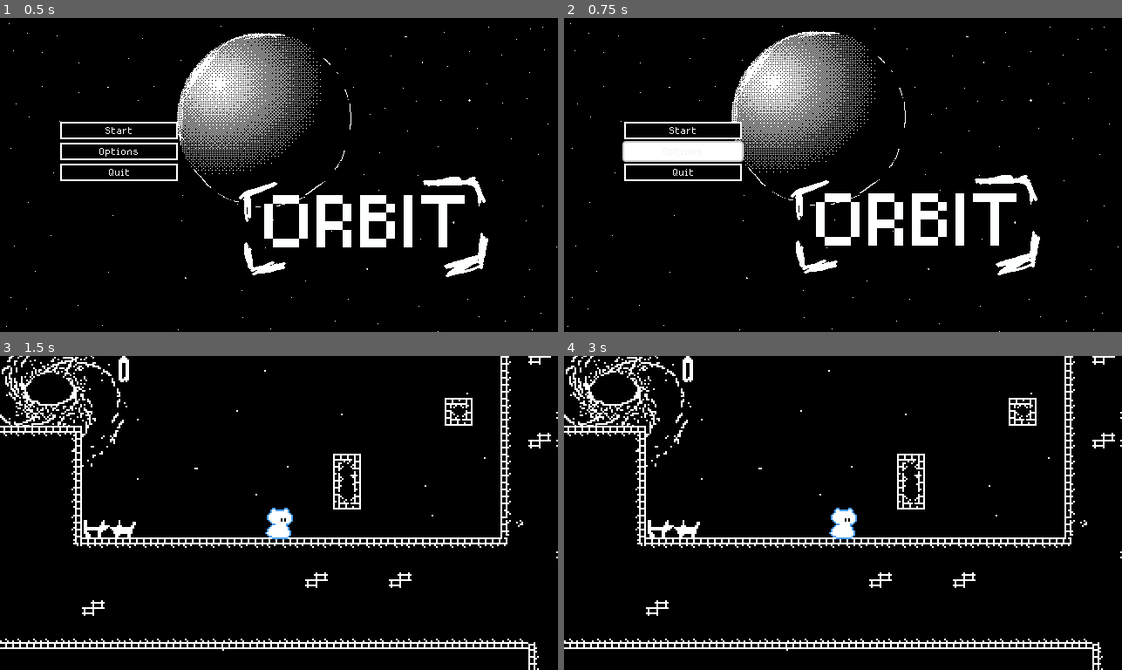
Above: before the commit, frames 1-4 (two rows, left to right).
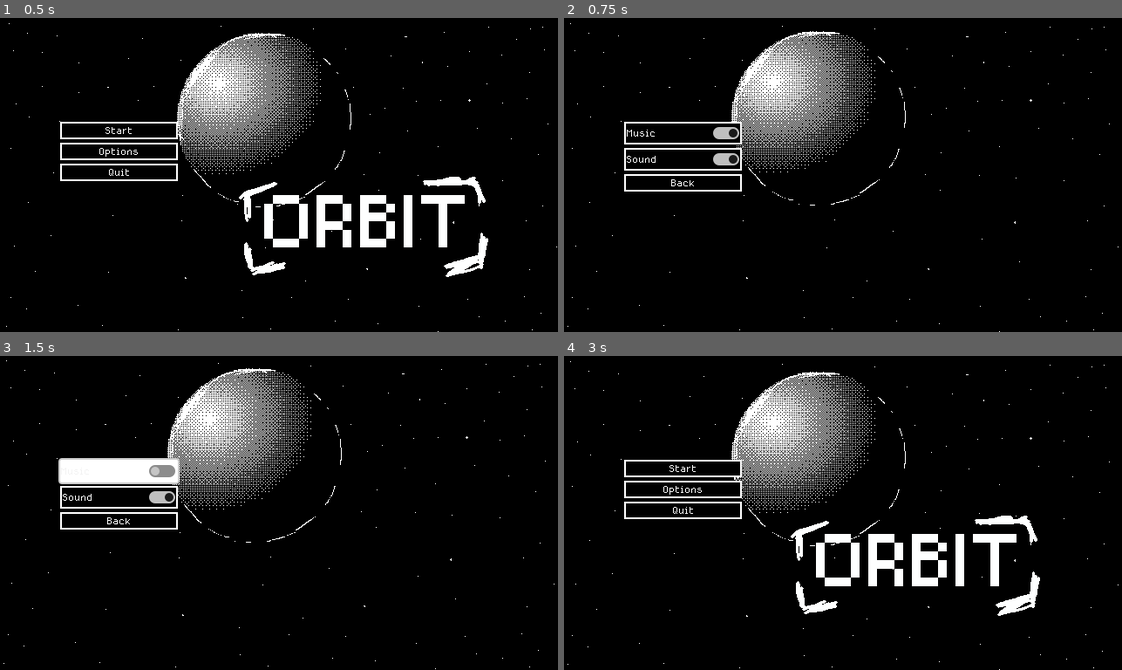
Above: after the commit, the same moments.

Repository: nathanielkaiserxyz/IndieCritical-Summer-Jam-2025
Game: Godot game, scene res://main_menu.tscn
Two runs of this game, one before a commit and one after it. Both use one fixed random seed, a clock stepped at 60 frames per second and the inputs below. Sound files missing from this copy of the repository are replaced by a short silence.
Inputs (mouse positions are in pixels of both pictures, inside the frame that each line leads up to):
- Up to frame 1 (0.5 s): no input
- Up to frame 2 (0.75 s): click "Options" at 0.5 s
- Up to frame 3 (1.5 s): click (117, 472) at 1.25 s, where only the run after the commit has a clickable "Music"
- Up to frame 4 (3 s): click (681, 497) at 2 s, where only the run after the commit has a clickable "Sound"; click (681, 519) at 2.75 s, where only the run after the commit has a clickable "Back"

Frame 1 is identical in both runs. In frame 2, 5.7% of the frame differs, in the area x 10-86%, y 34-82%; in frame 3, 13%; in frame 4, 14%, in the area x 0-100%, y 0-100%.

Commit message:
added an options menu

Diff:
--- a/assets/main_menu/menu_buttons.tres
+++ b/assets/main_menu/menu_buttons.tres
@@ -21,9 +21,21 @@
 border_color = Color(1, 1, 1, 1)
 anti_aliasing = false
 
+[sub_resource type="StyleBoxFlat" id="StyleBoxFlat_c7p6s"]
+
+[sub_resource type="StyleBoxFlat" id="StyleBoxFlat_xs4as"]
+bg_color = Color(0, 0, 0, 1)
+border_width_left = 2
+border_width_top = 2
+border_width_right = 2
+border_width_bottom = 2
+border_color = Color(1, 1, 1, 1)
+
 [resource]
 default_font = ExtResource("1_c7p6s")
 Button/colors/font_color = Color(1, 1, 1, 1)
 Button/styles/disabled = SubResource("StyleBoxFlat_7pja4")
 Button/styles/hover = SubResource("StyleBoxFlat_hrvta")
 Button/styles/normal = SubResource("StyleBoxFlat_qniww")
+CheckButton/styles/hover_pressed_mirrored = SubResource("StyleBoxFlat_c7p6s")
+CheckButton/styles/pressed = SubResource("StyleBoxFlat_xs4as")
--- a/assets/player/player_outline.tres
+++ b/assets/player/player_outline.tres
@@ -4,5 +4,5 @@
 
 [resource]
 shader = ExtResource("1_gfm7r")
-shader_parameter/outline_color = Color(0.301079, 0.633799, 1, 1)
+shader_parameter/outline_color = Color(1, 1, 1, 1)
 shader_parameter/outline_thickness = 1.0
--- a/main_menu.gd
+++ b/main_menu.gd
@@ -6,7 +6,7 @@
 
 func _on_options_pressed():
 	$click.play()
-	get_tree().change_scene_to_file("res://OptionsMenu.tscn")
+	get_tree().change_scene_to_file("res://options_menu.tscn")
 
 func _on_quit_pressed():
 	$click.play()
--- /dev/null
+++ b/options_menu.gd
@@ -0,0 +1,12 @@
+extends Control
+
+
+func _on_back_pressed() -> void:
+	$click.play()
+	get_tree().change_scene_to_file("res://main_menu.tscn")
+
+func _on_music_toggled(toggled_on: bool) -> void:
+	pass # Replace with function body.
+
+func _on_sound_toggled(toggled_on: bool) -> void:
+	pass # Replace with function body.
--- /dev/null
+++ b/options_menu.tscn
@@ -0,0 +1,98 @@
+[gd_scene load_steps=11 format=3 uid="uid://etxumcd5d0yn"]
+
+[ext_resource type="Script" uid="uid://beqowio6jap42" path="res://parallax_background.gd" id="1_0g30k"]
+[ext_resource type="Texture2D" uid="uid://c650jpokvhw15" path="res://assets/world/background.png" id="2_sa5ru"]
+[ext_resource type="Texture2D" uid="uid://b2oq502hhc4j5" path="res://assets/world/galaxy_black_hole.png" id="3_cust3"]
+[ext_resource type="Texture2D" uid="uid://cnpai7pejkkim" path="res://assets/main_menu/moon.png" id="4_innu7"]
+[ext_resource type="Texture2D" uid="uid://dq68uuug1rmbc" path="res://assets/main_menu/title.png" id="5_fe2ui"]
+[ext_resource type="Script" uid="uid://dhbkngqdo0xi7" path="res://options_menu.gd" id="6_0g30k"]
+[ext_resource type="AudioStream" uid="uid://d2jop3pvy554t" path="res://assets/main_menu/intro.wav" id="7_6jo7l"]
+[ext_resource type="AudioStream" uid="uid://bfkd44623oqe3" path="res://assets/main_menu/loop.wav" id="8_58j1y"]
+[ext_resource type="AudioStream" uid="uid://w6ddlqylg0a3" path="res://assets/main_menu/synth.wav" id="9_ngskh"]
+[ext_resource type="Theme" uid="uid://b3fa8735odogg" path="res://assets/main_menu/menu_buttons.tres" id="10_8v3uq"]
+
+[node name="main_menu" type="Node2D"]
+
+[node name="ParallaxBackground" type="ParallaxBackground" parent="."]
+script = ExtResource("1_0g30k")
+
+[node name="stars" type="ParallaxLayer" parent="ParallaxBackground"]
+motion_scale = Vector2(0.1, 0.1)
+motion_mirroring = Vector2(640, 360)
+
+[node name="Sprite2D" type="Sprite2D" parent="ParallaxBackground/stars"]
+position = Vector2(320, 180)
+texture = ExtResource("2_sa5ru")
+
+[node name="galaxies" type="ParallaxLayer" parent="ParallaxBackground"]
+visible = false
+motion_scale = Vector2(0.3, 0.3)
+motion_mirroring = Vector2(640, 360)
+
+[node name="Sprite2D" type="Sprite2D" parent="ParallaxBackground/galaxies"]
+position = Vector2(322, 180)
+texture = ExtResource("3_cust3")
+
+[node name="moon" type="ParallaxLayer" parent="ParallaxBackground"]
+motion_scale = Vector2(0.4, 0.4)
+
+[node name="Sprite2D" type="Sprite2D" parent="ParallaxBackground/moon"]
+position = Vector2(319, 179)
+texture = ExtResource("4_innu7")
+
+[node name="title" type="ParallaxLayer" parent="ParallaxBackground"]
+motion_scale = Vector2(0.5, 0.5)
+
+[node name="Sprite2D" type="Sprite2D" parent="ParallaxBackground/title"]
+visible = false
+position = Vector2(321, 180)
+texture = ExtResource("5_fe2ui")
+
+[node name="Control" type="Control" parent="."]
+layout_mode = 3
+anchors_preset = 0
+offset_right = 40.0
+offset_bottom = 40.0
+script = ExtResource("6_0g30k")
+
+[node name="intro" type="AudioStreamPlayer2D" parent="Control"]
+stream = ExtResource("7_6jo7l")
+autoplay = true
+
+[node name="loop" type="AudioStreamPlayer2D" parent="Control"]
+stream = ExtResource("8_58j1y")
+
+[node name="click" type="AudioStreamPlayer2D" parent="Control"]
+
+[node name="hover" type="AudioStreamPlayer2D" parent="Control"]
+stream = ExtResource("9_ngskh")
+
+[node name="menu" type="VBoxContainer" parent="Control"]
+layout_mode = 0
+offset_left = 69.0
+offset_top = 119.0
+offset_right = 204.0
+offset_bottom = 233.0
+
+[node name="music" type="CheckButton" parent="Control/menu"]
+layout_mode = 2
+theme = ExtResource("10_8v3uq")
+button_pressed = true
+text = "Music"
+
+[node name="sound" type="CheckButton" parent="Control/menu"]
+layout_mode = 2
+theme = ExtResource("10_8v3uq")
+button_pressed = true
+text = "Sound"
+
+[node name="back" type="Button" parent="Control/menu"]
+layout_mode = 2
+theme = ExtResource("10_8v3uq")
+text = "Back"
+
+[connection signal="finished" from="Control/intro" to="Control" method="_on_intro_finished"]
+[connection signal="finished" from="Control/loop" to="Control" method="_on_loop_finished"]
+[connection signal="toggled" from="Control/menu/music" to="Control" method="_on_music_toggled"]
+[connection signal="toggled" from="Control/menu/sound" to="Control" method="_on_sound_toggled"]
+[connection signal="pressed" from="Control/menu/back" to="Control" method="_on_back_pressed"]
--- a/player.gd
+++ b/player.gd
@@ -10,8 +10,9 @@
 
 @onready var player = $player_animations
 @onready var outline = $outline_animations
-@onready var coyote_timer = $CoyoteTimer
-@onready var wall_jump_timer = $WallJumpTimer
+@onready var coyote_timer = $coyote_timer
+@onready var wall_jump_timer = $wall_jump_x_velo
+@onready var wall_jump_reset = $wall_jump_reset
 
 var gravity = ProjectSettings.get_setting("physics/2d/default_gravity")
 var is_ducking = false
@@ -37,8 +38,6 @@
 	jump()
 	update_animation(delta)
 
-
-
 	if was_on_floor and !is_on_floor():
 		coyote_timer.start()
 
@@ -47,15 +46,17 @@
 		if is_on_floor() or !coyote_timer.is_stopped():
 			velocity.y = JUMP_VELOCITY
 
-		if is_on_wall() and Input.is_action_pressed('ui_right'):
+		if is_on_wall() and Input.is_action_pressed('ui_right') and wall_jump_reset.is_stopped():
 			velocity.y = JUMP_VELOCITY
 			velocity.x = -WALL_JUMP_POWER
 			wall_jump_timer.start()
+			wall_jump_reset.start()
 
-		if is_on_wall() and Input.is_action_pressed('ui_left'):
+		if is_on_wall() and Input.is_action_pressed('ui_left') and wall_jump_reset.is_stopped():
 			velocity.y = JUMP_VELOCITY
 			velocity.x = WALL_JUMP_POWER
 			wall_jump_timer.start()
+			wall_jump_reset.start()
 
 
 func wallslide(delta):
--- a/player.tscn
+++ b/player.tscn
@@ -175,13 +175,17 @@
 drag_horizontal_enabled = true
 drag_vertical_enabled = true
 
-[node name="CoyoteTimer" type="Timer" parent="CharacterBody2D"]
+[node name="coyote_timer" type="Timer" parent="CharacterBody2D"]
 wait_time = 0.15
 one_shot = true
 
 [node name="jump" type="AudioStreamPlayer2D" parent="CharacterBody2D"]
 stream = ExtResource("4_hqtel")
 
-[node name="WallJumpTimer" type="Timer" parent="CharacterBody2D"]
+[node name="wall_jump_x_velo" type="Timer" parent="CharacterBody2D"]
 wait_time = 0.15
 one_shot = true
+
+[node name="wall_jump_reset" type="Timer" parent="CharacterBody2D"]
+wait_time = 0.5
+one_shot = true
Not shown: 1 places in assets/main_menu/menu_buttons.tres that only renumber resources
Not shown, added: options_menu.gd.uid
